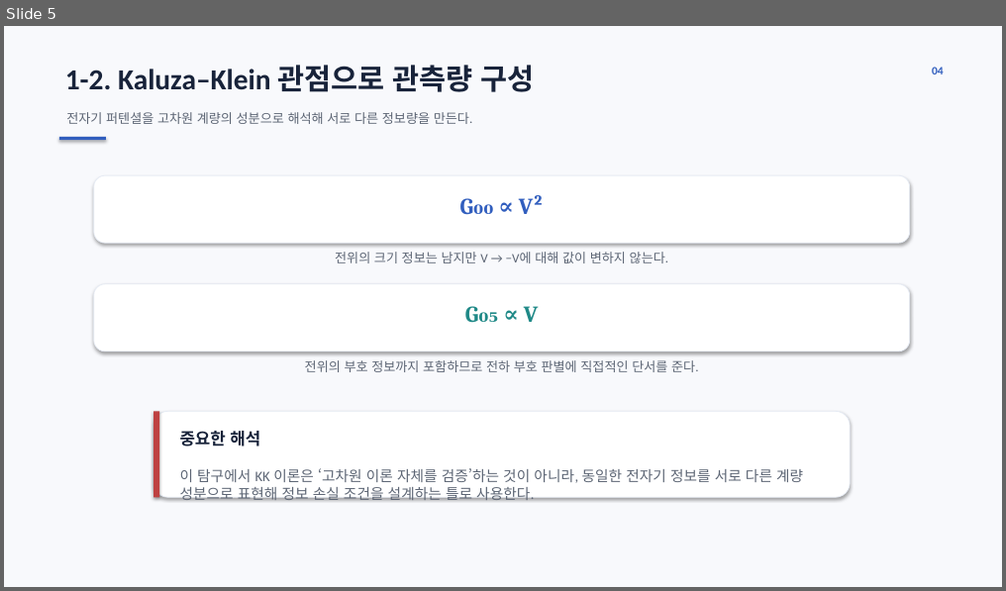
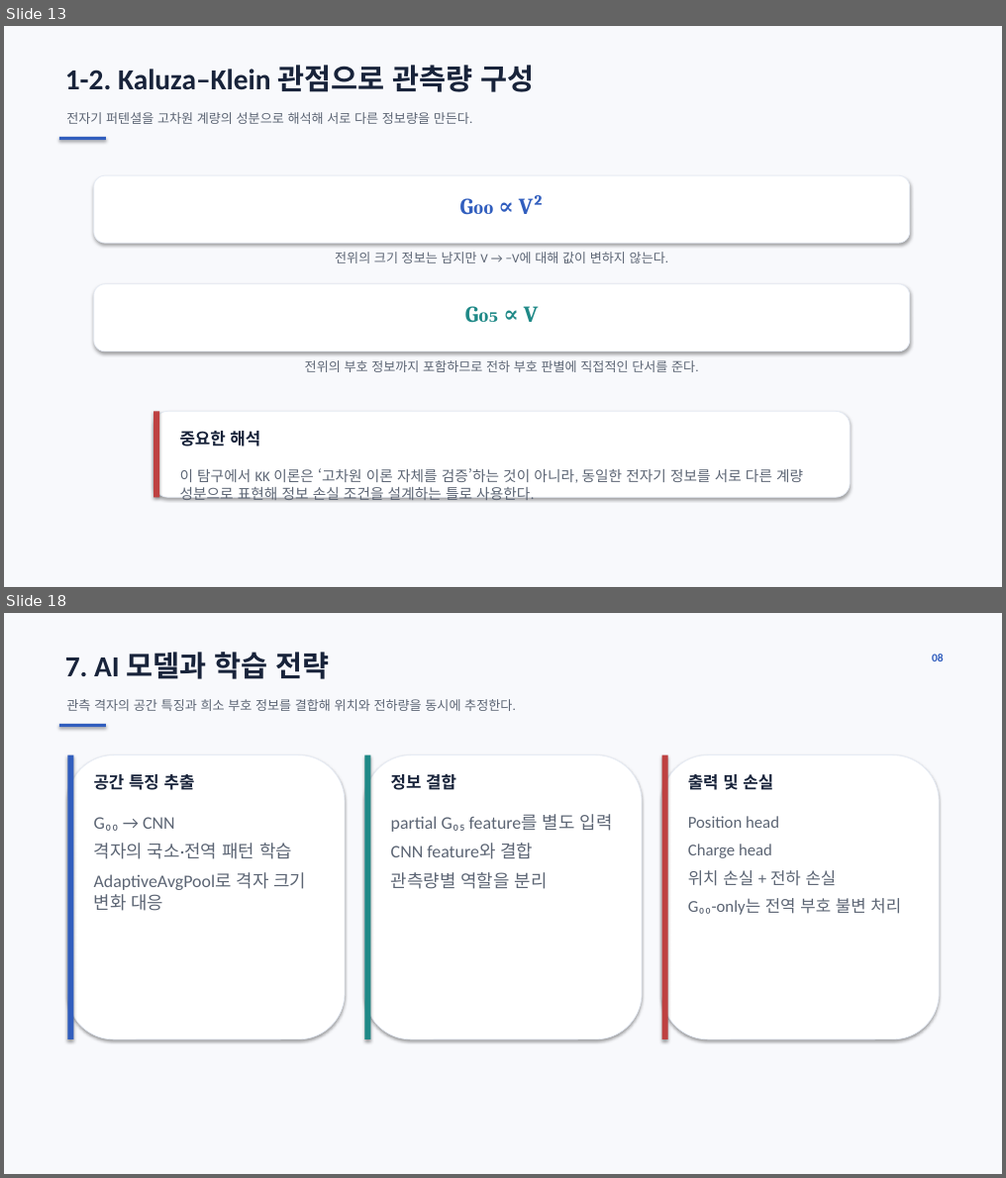
Before and after one commit to ohyunu525/KK-AI, a slide deck: Documents/보고서 파일.pptx. Shown one above the other, each under a label of ours: slide 5 before the commit, slides 13 and 18 after it; the slides between them are not shown. The pictures are 1006x591 and 1006x1178 pixels, drawn with LibreOffice and Linux fonts; fonts in the diff are those of the drawing. Boxes give left, top, right and bottom in pixels: in the first picture for what was removed or moved away, otherwise in the second. Text is boxed around its words. In the diff, an @@ line names an element or a change of style, - is before the commit and + after.

```diff
--- a/Documents/보고서 파일.pptx
+++ b/Documents/보고서 파일.pptx
@@ slide 18 added at [4, 613, 1002, 1174], background #FFFFFF @@
@@ rectangle added at [4, 613, 1002, 1174], fill #F8F9FC @@
@@ text added at [65, 652, 330, 679], 28 pt, text #18233A, bold @@
+7. AI 모델과 학습 전략
@@ text added at [932, 654, 944, 662], 11 pt, text #315EBE, bold @@
+08
@@ text added at [66, 699, 516, 711], 12.5 pt, text #5C6574 @@
+관측 격자의 공간 특징과 희소 부호 정보를 결합해 위치와 전하량을 동시에 추정한다.
@@ rectangle added at [59, 724, 106, 727], fill #315EBE @@
@@ rounded rectangle added at [67, 756, 345, 1040], fill #FFFFFF, outline #E6EBF4 0.75 pt @@
@@ rectangle added at [67, 756, 73, 1040], fill #315EBE @@
@@ rounded rectangle added at [364, 756, 642, 1040], fill #FFFFFF, outline #E6EBF4 0.75 pt @@
@@ rectangle added at [364, 756, 371, 1040], fill #1F8987 @@
@@ rounded rectangle added at [662, 756, 939, 1040], fill #FFFFFF, outline #E6EBF4 0.75 pt @@
@@ rectangle added at [662, 756, 668, 1040], fill #BE4141 @@
@@ text added at [94, 774, 195, 790], 16 pt, text #18233A, bold @@
+공간 특징 추출
@@ text added at [391, 774, 456, 790], 16 pt, text #18233A, bold @@
+정보 결합
@@ text added at [688, 774, 773, 790], 16 pt, text #18233A, bold @@
+출력 및 손실
@@ text added at [94, 817, 307, 911], 17 pt, text #5C6574 @@
+G₀₀ → CNN
+격자의 국소·전역 패턴 학습
+AdaptiveAvgPool로 격자 크기 변화 대응
@@ text added at [391, 814, 613, 889], 17 pt, text #5C6574 @@
+partial G₀₅ feature를 별도 입력
+CNN feature와 결합
+관측량별 역할을 분리
@@ text added at [688, 816, 901, 915], 16 pt, text #5C6574 @@
+Position head
+Charge head
+위치 손실 + 전하 손실
+G₀₀-only는 전역 부호 불변 처리
@@ what was slide 5 is now slide 13 @@
@@ slide 13 changed as well @@
@@ text removed at [932, 67, 944, 75] @@
-04
```
Also in this commit, not shown: 3 other slides changed, 11 other slides added, 1 slide removed, 2 other files.
